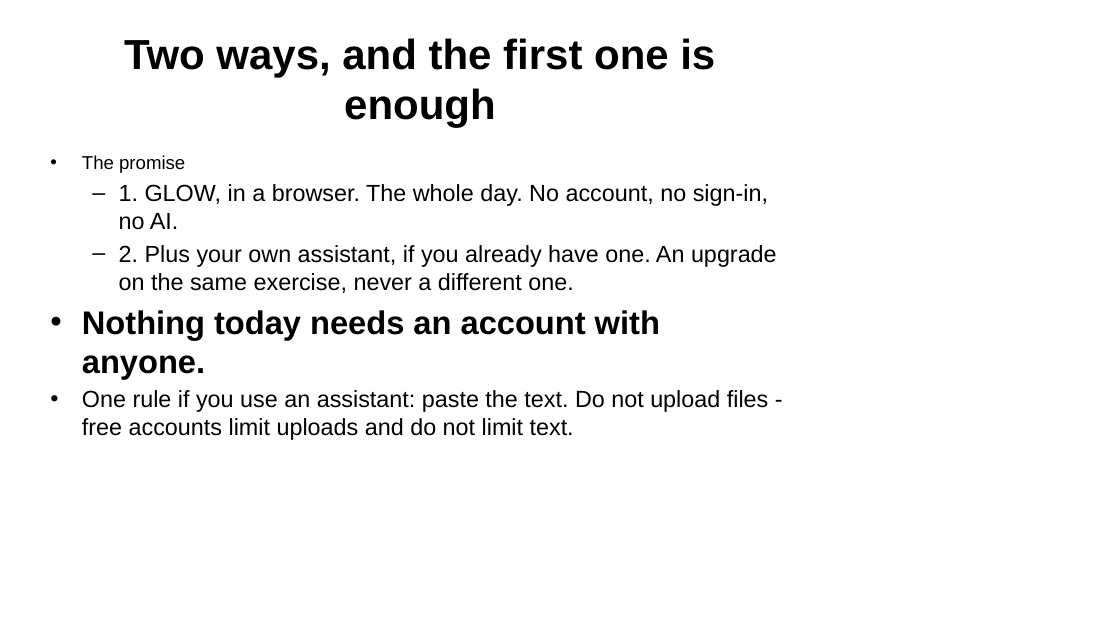
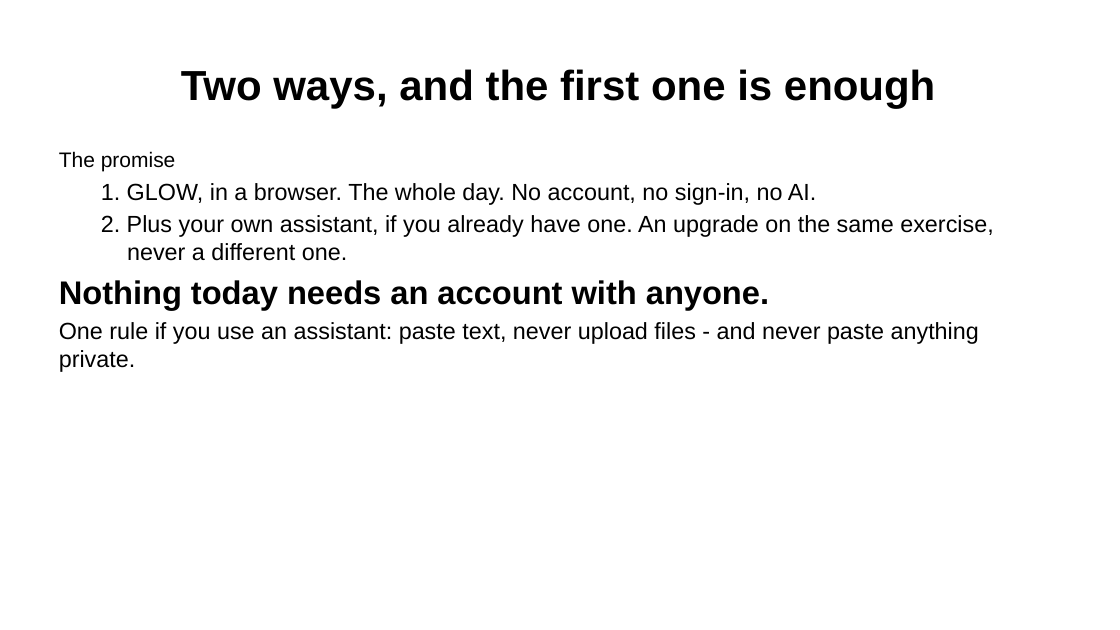
Before and after one commit to Community-Access/glow, a slide deck: slide 2 of docs/ahg-2026/slides.pptx. Drawn at 1120x630 pixels with LibreOffice and Linux fonts; fonts in the diff are those of the drawing. Boxes give left, top, right and bottom in pixels: in the first picture for what was removed or moved away, otherwise in the second. Text is boxed around its words. In the diff, an @@ line names an element or a change of style, - is before the commit and + after.

```diff
--- a/docs/ahg-2026/slides.pptx
+++ b/docs/ahg-2026/slides.pptx
@@ title "Two ways, and the first ..." rewrapped from box(124, 38, 715, 128) to box(181, 69, 935, 109) @@
@@ text "The promise": place and size @@
-text "The promise" at box(82, 155, 777, 440)
+text "The promise" at box(59, 151, 993, 372)
@@ text at box(59, 151, 993, 310): size 16 to 18 pt in "The promise"; bullet • to none; bullet – to none @@
@@ text at box(59, 322, 979, 372): text changed @@
-• One rule if you use an assistant: paste the text. Do not upload files - free accounts limit uploads and do not limit text.
+One rule if you use an assistant: paste text, never upload files - and never paste anything private.
```
Also in this commit, not shown: 28 other slides changed, 1 slide added, 1 slide removed, 20 other files.
